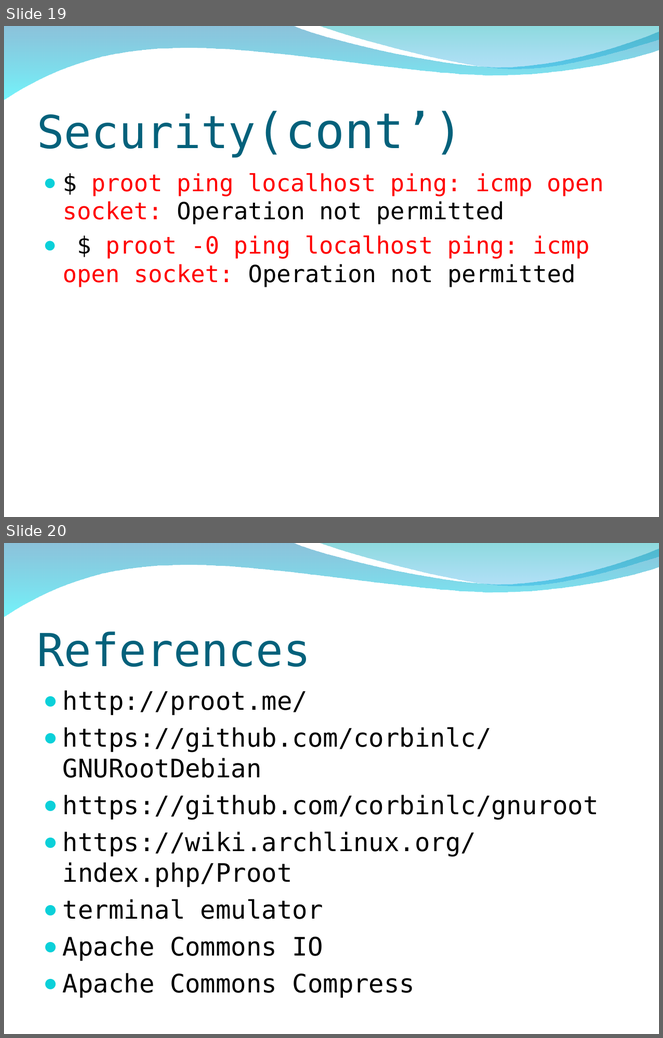
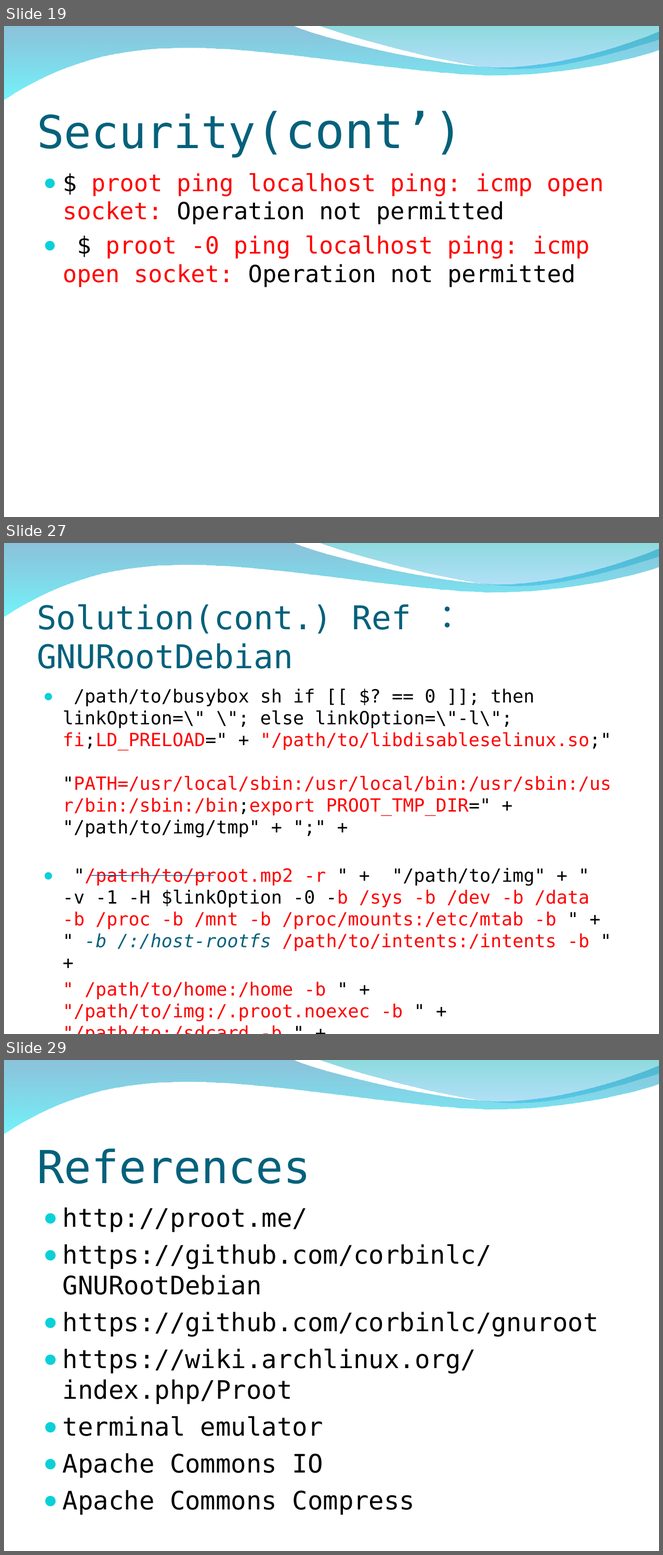
Before and after one commit to peter279k/regular_meeting, a slide deck: Proot.ppt. Shown one above the other, each under a label of ours: slides 19 and 20 before the commit, slides 19, 27 and 29 after it; the slides between them are not shown. The pictures are 663x1038 and 663x1555 pixels, drawn with LibreOffice and Linux fonts; fonts in the diff are those of the drawing; background and template pictures are left out. Boxes give left, top, right and bottom in pixels: in the first picture for what was removed or moved away, otherwise in the second. Text is boxed around its words. In the diff, an @@ line names an element or a change of style, - is before the commit and + after.

Commit message:
add launch root filesystem problems and solution

```diff
--- a/Proot.ppt
+++ b/Proot.ppt
@@ slide 27 added at [4, 543, 659, 1034], background picture (left out); not listed: 2 template elements that a slide beside it also shows @@
@@ title added at [37, 604, 412, 669], 36 pt, text #04617B @@
+Solution(cont.) Ref ： GNURootDebian
@@ text added at [63, 689, 612, 1022], 20 pt, text #FF0000 @@
+● /path/to/busybox sh if [[ $? == 0 ]]; then linkOption=\" \"; else linkOption=\"-l\"; fi;LD_PRELOAD=" + "/path/to/libdisableselinux.so;"
+  "PATH=/usr/local/sbin:/usr/local/bin:/usr/sbin:/usr/bin:/sbin:/bin;export PROOT_TMP_DIR=" + "/path/to/img/tmp" + ";" +
+● "/patrh/to/proot.mp2 -r " + "/path/to/img" + " -v -1 -H $linkOption -0 -b /sys -b /dev -b /data -b /proc -b /mnt -b /proc/mounts:/etc/mtab -b " + " -b /:/host-rootfs /path/to/intents:/intents -b " +
+" /path/to/home:/home -b " + "/path/to/img:/.proot.noexec -b " +
+"/path/to:/sdcard -b " + "/path/to/support/:/support $@"
@@ line added from (91, 876) to (214, 876), #065093 0.74 pt @@
@@ what was slide 20 is now slide 29 @@
```
Also in this commit, not shown: 2 slides changed, 8 other slides added.
